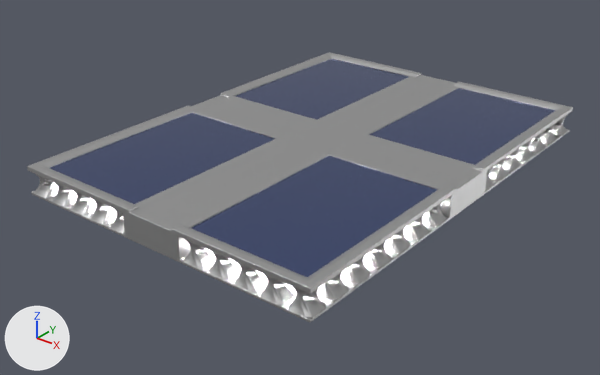
A saved change to the glTF model assets/environment/Level 3/Platform_rectangle.glb.
Before and after are seen from a 50 mm lens placed at (35.3, -46.8, 26.1), pointed at (-0.5, -2.1, -1.7). The lights are fixed; the arrows at lower left show +X, +Y and +Z. Objects named as collision shapes, trigger or cutter boxes, shadow casters or lower levels of detail are left out. Where no turn or scale is listed for an object, it has been applied to the vertices. Vertices at the same position are counted once.

Names of what the first picture shows: 'Platform_Rectangle'.
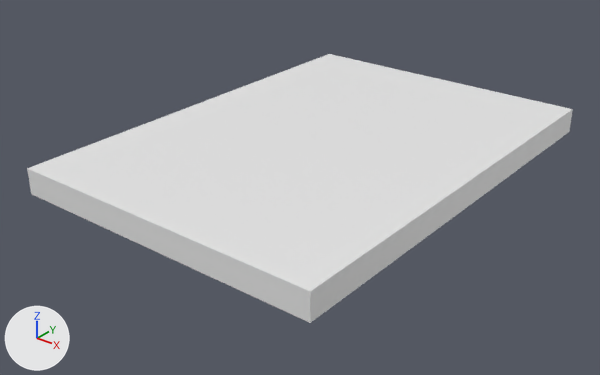
Pixel boxes (x1, y1, x2, y2) of what changed, in the pictures (600 x 375 px):
'Platform_Rectangle', reshaped
    before: (27, 52, 573, 322)
    after: (27, 54, 573, 323)
part 1 of me_platform_rectangle_004, deleted
    before: (35, 114, 568, 317)
part 2 of me_platform_rectangle_004, deleted
    before: (27, 52, 573, 322)

What changed in the scene script:
```text
Change me_platform_rectangle_004:
    used by ob_platform_rectangle; location = (0.0, 0.0, 0.0)
    remove me_platform_rectangle_004.from_pydata(...)  # 38436 vertices, 73172 faces; spans x -12.5..12.5, y -17.5..17.5, z 0.0..2.2
    remove me_platform_rectangle_004.materials.append(mat_dark)  # blue #5c6a99
    remove me_platform_rectangle_004.materials.append(mat_chrome)  # light grey #c5c5c5
    remove me_platform_rectangle_004.materials.append(mat_emission)  # black #000000
    add me_platform_rectangle_004.from_pydata(...)  # 8 vertices, 12 faces; spans x -12.5..12.5, y -17.5..17.5, z 0.0..2.0
    me_platform_rectangle_004 part 1: 44 loose pieces with 37048 vertices, spanning x -12.4..12.4, y -17.4..17.4, z 0.2..1.8, are deleted
    me_platform_rectangle_004 part 2: 1380 vertices removed from x -12.5..12.5, y -17.5..17.5, z 0.0..2.2
```
